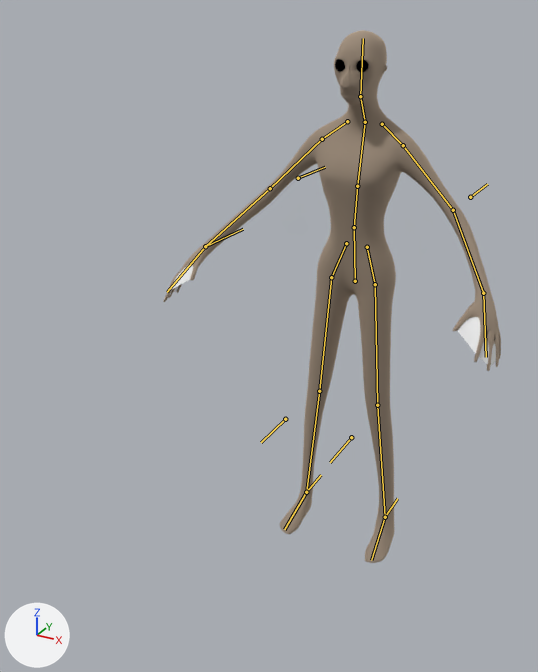
One commit to the Blender file Assets/Prefabs/Models/Qalupalik.blend: the scene before it, then after it.
Before and after are seen from a 50 mm lens placed at (1.12, -2.81, 2.32), pointed at (-0.14, -0.52, 1.17). Arrows for +X, +Y and +Z are at lower left; the lights stay in place. The bones that bend it are drawn over the model as lines.

The first picture shows 'high-polyMesh', 'male1591Mesh'.
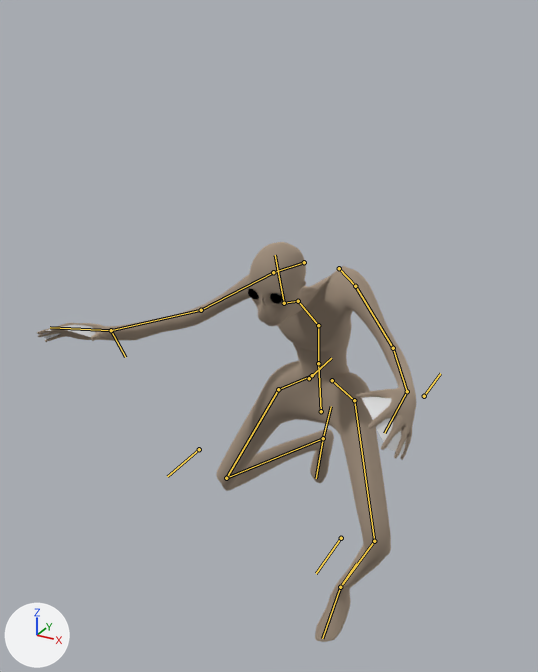
The newer file adds an action. The first version stands in its rest pose; the second is drawn at frame 23 of the action 'Run'.

Edits to the scene script, one JSON object a line:
```json
{"block": "bone_bone", "where": "bone_bone = bpy.data.objects['Armature'].pose.bones['Bone']"}
{"op": "set", "path": "bone_bone.location", "old": "(0.0, 0.0, 0.0)", "new": "(-0.007, -0.441, 0.357)"}
{"op": "set", "path": "bone_bone.rotation_quaternion", "old": "(1.0, 0.0, 0.0, 0.0)", "new": "(0.997, 0.01, 0.0, 0.0)", "note": "degrees (0, 0, 0) -> degrees (1, 0, 0)"}
{"block": "bone_bone_001", "where": "bone_bone_001 = bpy.data.objects['Armature'].pose.bones['Bone.001']  # child of 'Bone'"}
{"op": "set", "path": "bone_bone_001.rotation_quaternion", "old": "(1.0, 0.0, 0.0, 0.0)", "new": "(0.997, 0.057, 0.0, 0.0)", "note": "degrees (0, 0, 0) -> degrees (7, 0, 0)"}
{"block": "bone_bone_002", "where": "bone_bone_002 = bpy.data.objects['Armature'].pose.bones['Bone.002']  # child of 'Bone.001'"}
{"op": "set", "path": "bone_bone_002.rotation_quaternion", "old": "(1.0, 0.0, 0.0, 0.0)", "new": "(0.9, 0.427, 0.0, 0.0)", "note": "degrees (0, 0, 0) -> degrees (51, 0, 0)"}
{"block": "bone_bone_003", "where": "bone_bone_003 = bpy.data.objects['Armature'].pose.bones['Bone.003']  # child of 'Bone.002'"}
{"op": "set", "path": "bone_bone_003.rotation_quaternion", "old": "(1.0, 0.0, 0.0, 0.0)", "new": "(0.99, -0.129, 0.0, 0.0)", "note": "degrees (0, 0, 0) -> degrees (-15, 0, 0)"}
{"block": "bone_bone_004", "where": "bone_bone_004 = bpy.data.objects['Armature'].pose.bones['Bone.004']  # child of 'Bone.003'"}
{"op": "set", "path": "bone_bone_004.rotation_quaternion", "old": "(1.0, 0.0, 0.0, 0.0)", "new": "(0.957, -0.208, 0.0, 0.0)", "note": "degrees (0, 0, 0) -> degrees (-24, 0, 0)"}
{"block": "bone_bone_021", "where": "bone_bone_021 = bpy.data.objects['Armature'].pose.bones['Bone.021']  # child of 'Bone.002'"}
{"op": "set", "path": "bone_bone_021.location", "old": "(0.0, 0.0, 0.0)", "new": "(-0.509, 0.019, -0.644)"}
{"op": "set", "path": "bone_bone_021.rotation_quaternion", "old": "(1.0, 0.0, 0.0, 0.0)", "new": "(0.6, 0.581, -0.03, -0.393)", "note": "degrees (0, 0, 0) -> degrees (76, 30, -43)"}
{"block": "bone_bone_022", "where": "bone_bone_022 = bpy.data.objects['Armature'].pose.bones['Bone.022']  # child of 'Bone.002'"}
{"op": "set", "path": "bone_bone_022.location", "old": "(0.0, 0.0, 0.0)", "new": "(0.809, -0.01, 0.048)"}
{"op": "set", "path": "bone_bone_022.rotation_quaternion", "old": "(1.0, 0.0, 0.0, 0.0)", "new": "(0.533, -0.136, 0.265, 0.756)", "note": "degrees (0, 0, 0) -> degrees (18, 31, 115)"}
{"block": "bone_bone_023", "where": "bone_bone_023 = bpy.data.objects['Armature'].pose.bones['Bone.023']"}
{"op": "set", "path": "bone_bone_023.location", "old": "(0.0, 0.0, 0.0)", "new": "(0.904, 0.27, 0.635)"}
{"block": "bone_bone_024", "where": "bone_bone_024 = bpy.data.objects['Armature'].pose.bones['Bone.024']"}
{"op": "set", "path": "bone_bone_024.location", "old": "(0.0, 0.0, 0.0)", "new": "(-0.905, 0.168, 0.604)"}
{"block": "bone_bone_025", "where": "bone_bone_025 = bpy.data.objects['Armature'].pose.bones['Bone.025']"}
{"op": "set", "path": "bone_bone_025.location", "old": "(0.0, 0.0, 0.0)", "new": "(0.0, -0.522, 0.008)"}
{"op": "set", "path": "bone_bone_025.rotation_quaternion", "old": "(1.0, 0.0, 0.0, 0.0)", "new": "(0.998, 0.01, 0.0, 0.002)", "note": "degrees (0, 0, 0) -> degrees (1, 0, 0)"}
{"block": "bone_bone_026", "where": "bone_bone_026 = bpy.data.objects['Armature'].pose.bones['Bone.026']"}
{"op": "set", "path": "bone_bone_026.location", "old": "(0.0, 0.0, 0.0)", "new": "(0.019, 0.182, -0.21)"}
{"op": "set", "path": "bone_bone_026.rotation_quaternion", "old": "(1.0, 0.0, 0.0, 0.0)", "new": "(0.889, -0.456, -0.005, -0.046)", "note": "degrees (0, 0, 0) -> degrees (-54, -3, -4)"}
{"block": "bone_bone_027", "where": "bone_bone_027 = bpy.data.objects['Armature'].pose.bones['Bone.027']"}
{"op": "set", "path": "bone_bone_027.location", "old": "(0.0, 0.0, 0.0)", "new": "(-0.123, 0.404, -0.182)"}
{"block": "bone_bone_028", "where": "bone_bone_028 = bpy.data.objects['Armature'].pose.bones['Bone.028']"}
{"op": "set", "path": "bone_bone_028.location", "old": "(0.0, 0.0, 0.0)", "new": "(0.188, 0.378, -0.015)"}
```

Changed parts and their boxes [x1, y1, x2, y2] in the pictures (538 x 672 px):
```json
{"object": "male1591Mesh", "change": "posed", "before": [163, 30, 501, 563], "after": [37, 242, 416, 642], "on screen": "12% wider, 25% shorter"}
{"object": "high-polyMesh", "change": "posed", "before": [335, 59, 368, 72], "after": [248, 288, 283, 304], "on screen": "21% taller"}
{"bone": "Bone", "before": "(355, 281) to (354, 227)", "after": "(321, 411) to (318, 363)"}
{"bone": "Bone.001", "before": "(354, 227) to (357, 186)", "after": "(318, 363) to (318, 325)"}
{"bone": "Bone.002", "before": "(357, 186) to (365, 122)", "after": "(318, 325) to (298, 301)"}
{"bone": "Bone.003", "before": "(365, 122) to (360, 96)", "after": "(298, 301) to (284, 303)"}
{"bone": "Bone.004", "before": "(360, 96) to (363, 38)", "after": "(284, 303) to (275, 255)"}
{"bone": "Bone.022", "before": "(205, 246) to (243, 229)", "after": "(111, 330) to (125, 357)"}
{"bone": "Bone.023", "before": "(470, 197) to (487, 184)", "after": "(424, 396) to (440, 373)"}
{"bone": "Bone.024", "before": "(298, 178) to (325, 167)", "after": "(309, 378) to (331, 358)"}
{"bone": "Bone.025", "before": "(385, 517) to (397, 498)", "after": "(340, 587) to (356, 563)"}
{"bone": "Bone.026", "before": "(306, 492) to (321, 475)", "after": "(323, 438) to (331, 406)"}
{"bone": "Bone.027", "before": "(351, 437) to (330, 462)", "after": "(341, 538) to (316, 573)"}
{"bone": "Bone.028", "before": "(285, 419) to (261, 442)", "after": "(199, 449) to (167, 476)"}
```
